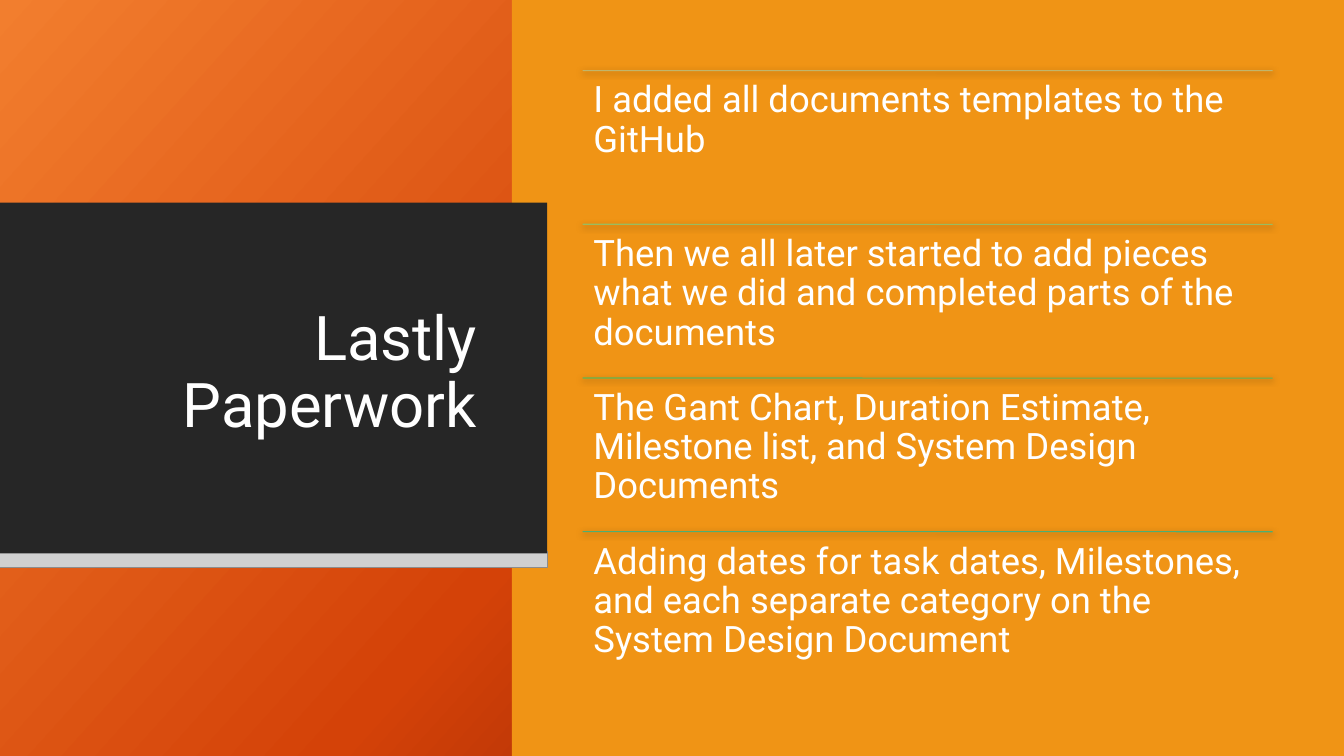
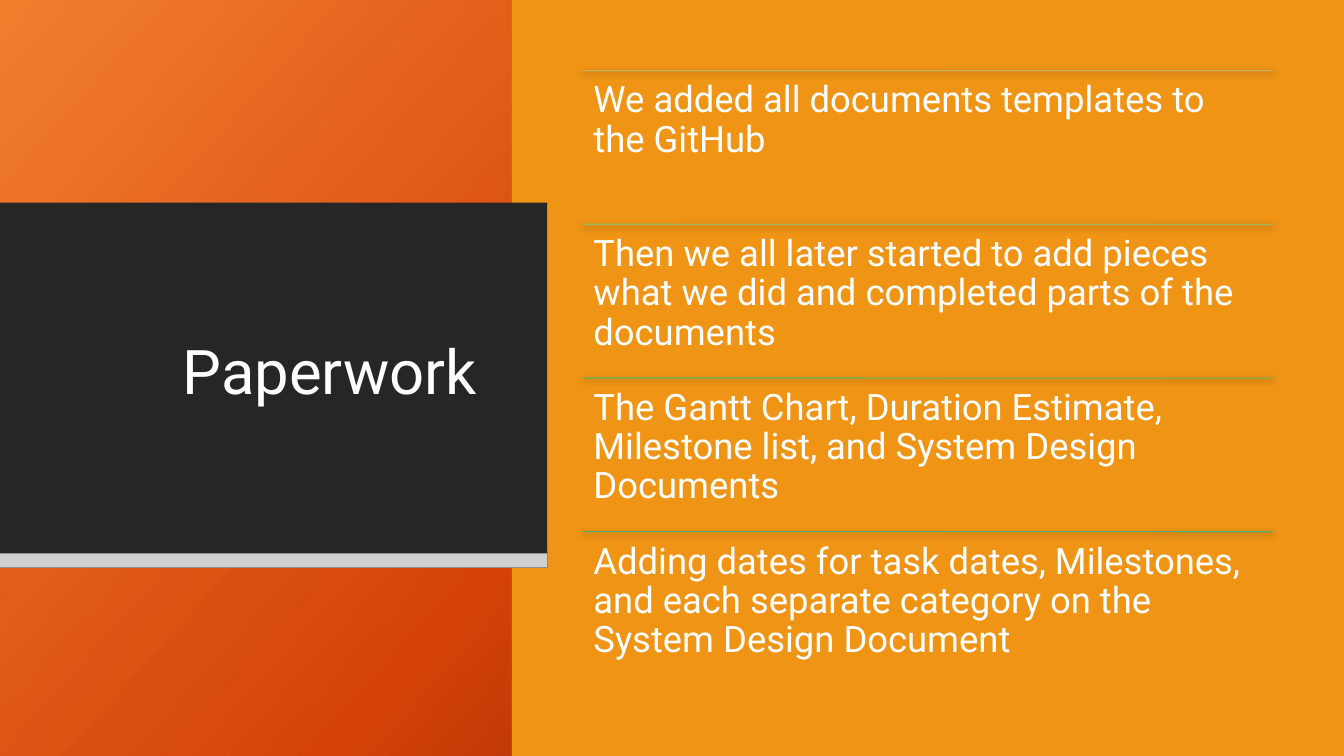
Before and after one commit to Dwaddle26/EncryptNotes, a slide deck: slide 5 of Phase 2 Documentation/Team_2_Presentation_2.pptx (slide 4 before the commit). Drawn at 1344x756 pixels with LibreOffice and Linux fonts; fonts in the diff are those of the drawing; grey boxes stand for pictures; background and template pictures are left out. Boxes give left, top, right and bottom in pixels: in the first picture for what was removed or moved away, otherwise in the second. Text is boxed around its words. In the diff, an @@ line names an element or a change of style, - is before the commit and + after.

```diff
--- a/Phase 2 Documentation/Team_2_Presentation_2.pptx
+++ b/Phase 2 Documentation/Team_2_Presentation_2.pptx
@@ text at box(593, 84, 1204, 153): text changed @@
-I added all documents templates to the GitHub
+We added all documents templates to the GitHub
@@ title at box(183, 348, 477, 407): text changed @@
-Lastly Paperwork
+Paperwork
@@ text at box(593, 392, 1162, 499): text changed @@
-The Gant Chart, Duration Estimate, Milestone list, and System Design Documents
+The Gantt Chart, Duration Estimate, Milestone list, and System Design Documents
```
Also in this commit, not shown: 2 other slides changed, 1 slide added, 1 slide removed.
